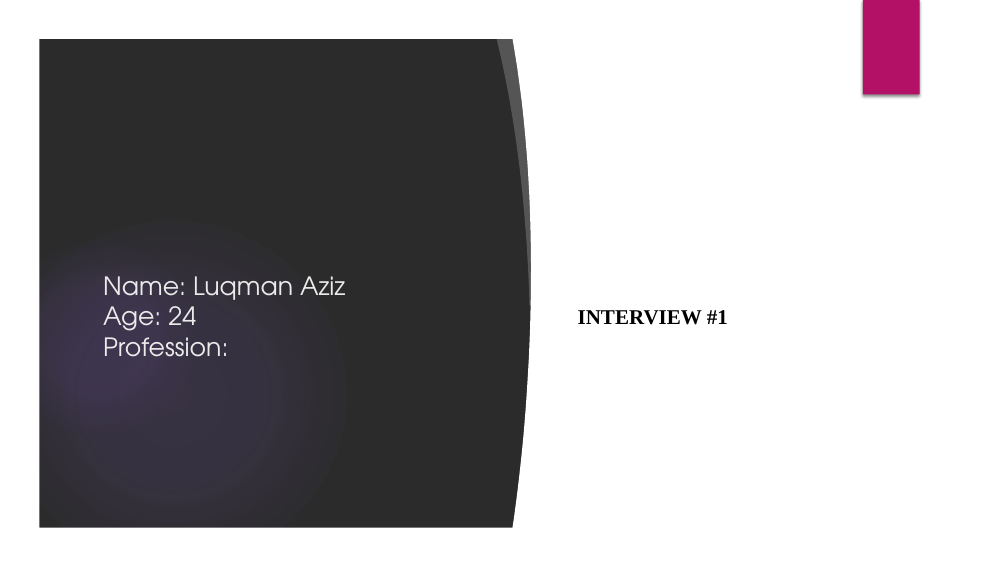
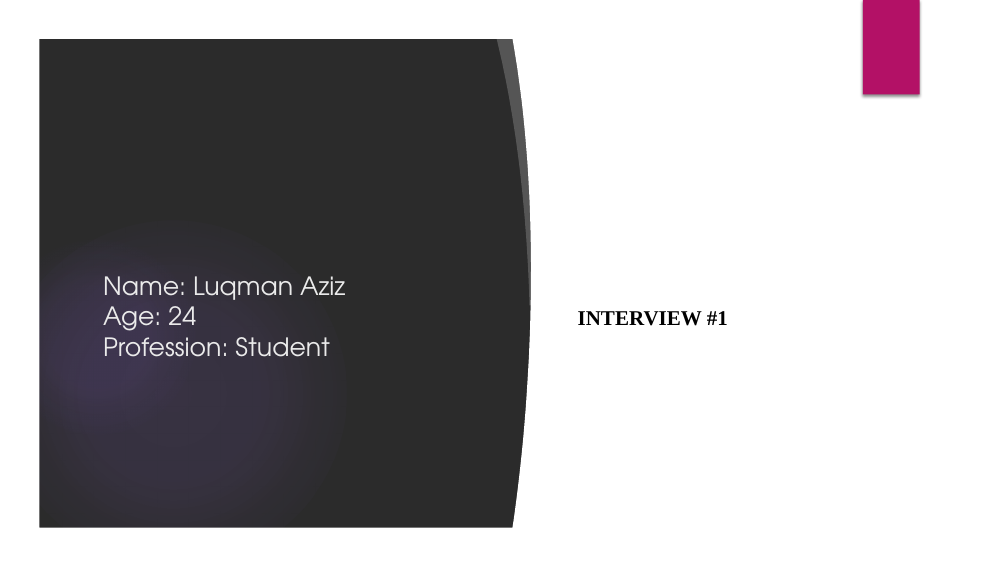
Before and after one commit to Zeeshanily/Citizen-Journalism, a slide deck: slide 10 of pj-task 1/Presentation.pptx. Drawn at 1008x567 pixels with LibreOffice and Linux fonts; fonts in the diff are those of the drawing; background and template pictures are left out; a plain dark background stands for a picture behind light text. Boxes give left, top, right and bottom in pixels: in the first picture for what was removed or moved away, otherwise in the second. Text is boxed around its words. In the diff, an @@ line names an element or a change of style, - is before the commit and + after.

```diff
--- a/pj-task 1/Presentation.pptx
+++ b/pj-task 1/Presentation.pptx
@@ title at (x1=103, y1=276, x2=345, y2=357): text changed @@
-Name: Luqman Aziz
-Age: 24
-Profession:
+Name: Luqman Aziz
+Age: 24
+Profession: Student
```
Also in this commit, not shown: 5 other slides changed, 2 other files.
